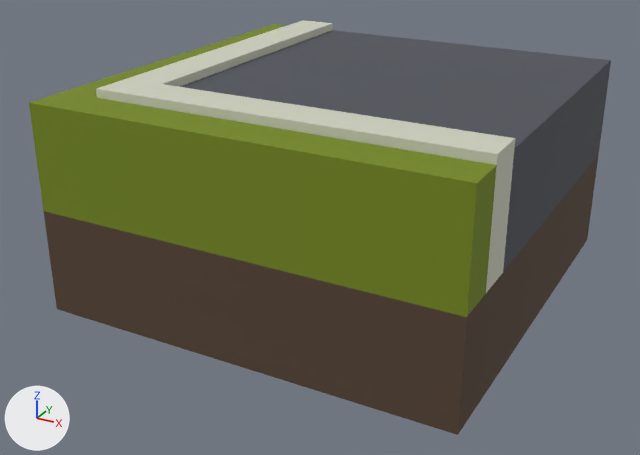
One commit to the COLLADA model src/objects/landscape/runway-boundary-edge.dae: the scene before it, then after it.
Camera for both pictures: a 50 mm camera at (4.65, -9.07, 5.08) aimed at (-0.14, -0.36, 0.73). Lighting does not change. The marker at lower left points along +X, +Y and +Z. Vertices at the same position are counted once.

Objects in the first picture: 'street.1'.
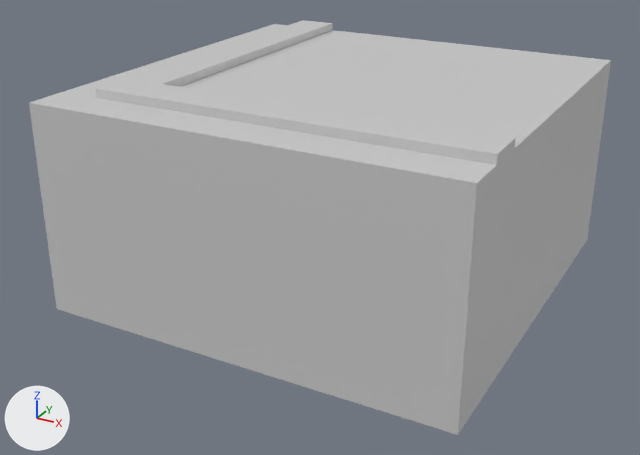
Edits to the bpy script that builds the scene:
```text
Add mat_mat:
    mat_mat = principled_material('Mat')
    mat_mat.base_color = (0.604, 0.604, 0.604)  # light grey #cccccc
    mat_mat.roughness = 0.42
Change me_street_1:
    where me_street_1.from_pydata(...)  # 34 vertices, 36 faces; spans x -2.5..2.5, y -2.5..2.5, z 0.0..2.6
    used by ob_street_1; location = (0.0, 0.0, 0.0)
    me_street_1 part 1: all 6 faces that had it switch from mat_street (dark grey #50535b) to mat_mat (light grey #cccccc)
    me_street_1 part 2: all 12 faces that had it switch from mat_street_boundary (light grey #ced0bf) to mat_mat (light grey #cccccc)
    me_street_1 part 3: all 12 faces that had it switch from mat_gras (green #758918) to mat_mat (light grey #cccccc)
    me_street_1 part 4: all 6 faces that had it switch from mat_dirt (brown #564334) to mat_mat (light grey #cccccc)
```

Boxes [x1, y1, x2, y2] around the edits, measured in the pictures (640 x 455 px):
part 1 of me_street_1, recoloured: [180, 30, 611, 272] in both
part 2 of me_street_1, recoloured: [96, 20, 515, 293] in both
part 3 of me_street_1, recoloured (green to grey): [29, 24, 497, 317] in both
part 4 of me_street_1, recoloured (brown to grey): [44, 154, 599, 435] in both
